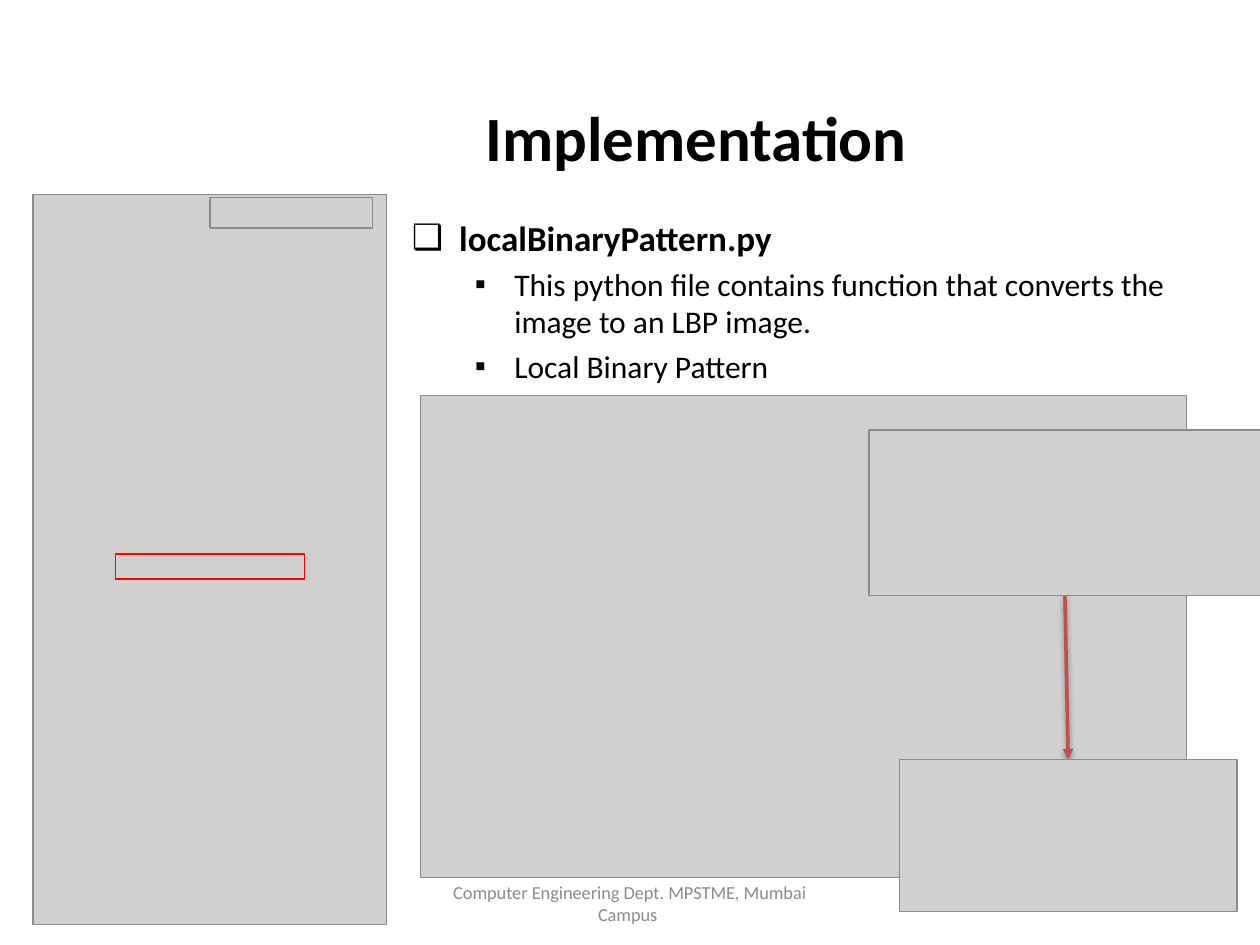
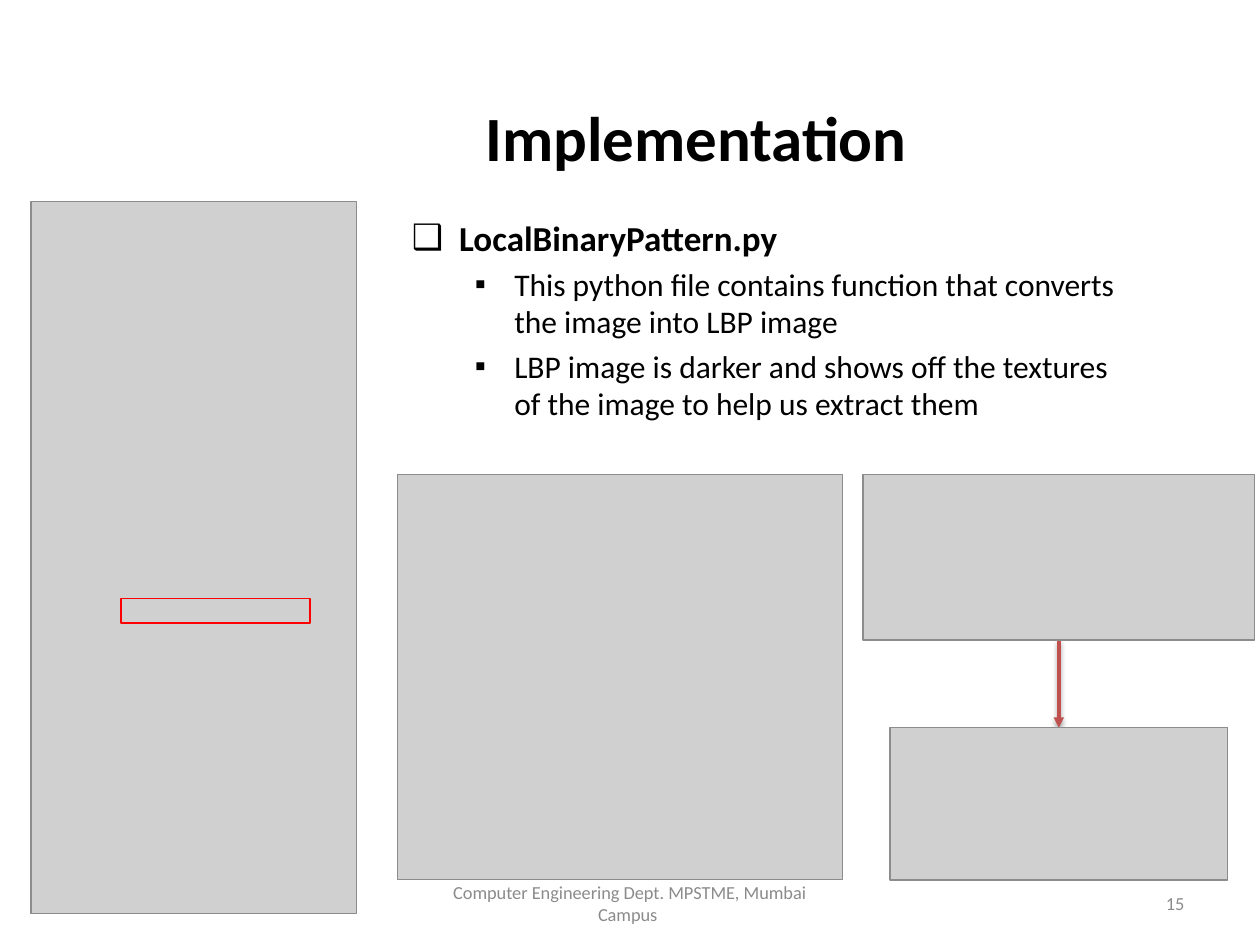
Before and after one commit to TeeeJaey/SignatureVerifier, a slide deck: slide 15 of PPT/B002_ProjectPPT.pptx (slide 17 before the commit). Drawn at 1260x945 pixels with LibreOffice and Linux fonts; fonts in the diff are those of the drawing; grey boxes stand for pictures; background and template pictures are left out. Boxes give left, top, right and bottom in pixels: in the first picture for what was removed or moved away, otherwise in the second. Text is boxed around its words. In the diff, an @@ line names an element or a change of style, - is before the commit and + after.

```diff
--- a/PPT/B002_ProjectPPT.pptx
+++ b/PPT/B002_ProjectPPT.pptx
@@ picture: place and size @@
-picture at (33,194,387,924)
+picture at (32,202,357,914)
@@ picture removed at (210,198,373,228) @@
@@ text removed at (459,226,1164,383) @@
-❑ localBinaryPattern.py
-  ▪ This python file contains function that converts the image to an LBP image.
-  ▪ Local Binary Pattern
@@ text added at (459,226,1114,421), 18 pt, text #000000 @@
+❑ LocalBinaryPattern.py
+  ▪ This python file contains function that converts the image into LBP image
+  ▪ LBP image is darker and shows off the textures of the image to help us extract them
@@ picture removed at (421,396,1187,878) @@
@@ picture added at (398,474,843,878) @@
@@ picture: place and size @@
-picture at (869,430,1260,595)
+picture at (863,474,1255,639)
@@ rectangle: place and size @@
-rectangle at (116,554,305,578)
+rectangle at (121,598,310,622)
@@ arrow moved from (1065, 596) - (1068, 760) to (1058, 640) - (1058, 728) @@
@@ picture: place and size @@
-picture at (900,760,1237,912)
+picture at (890,728,1227,881)
@@ page number at (1166,898,1185,910): text changed @@
-17
+15
@@ text at (76,913,187,916): text changed @@
-1 February 2019
+14 March 2019
```
Also in this commit, not shown: 23 other slides changed, 2 slides added, 1 slide removed, 6 other files.
